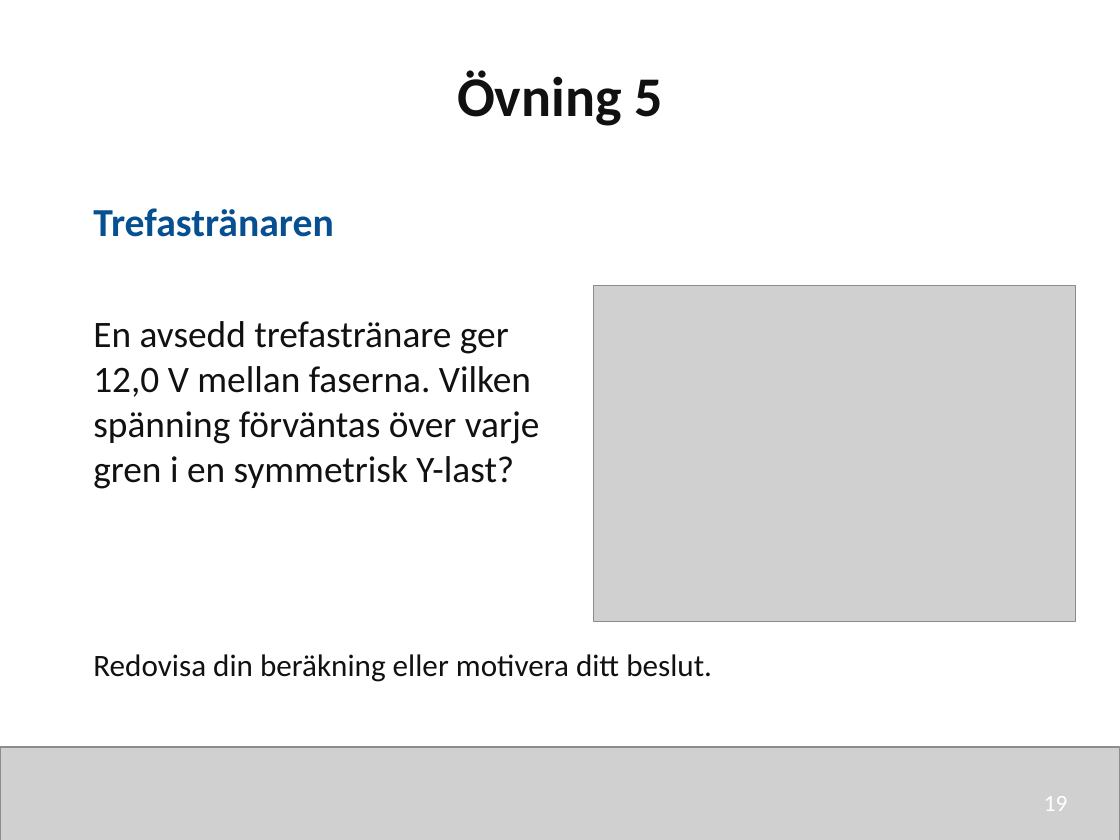
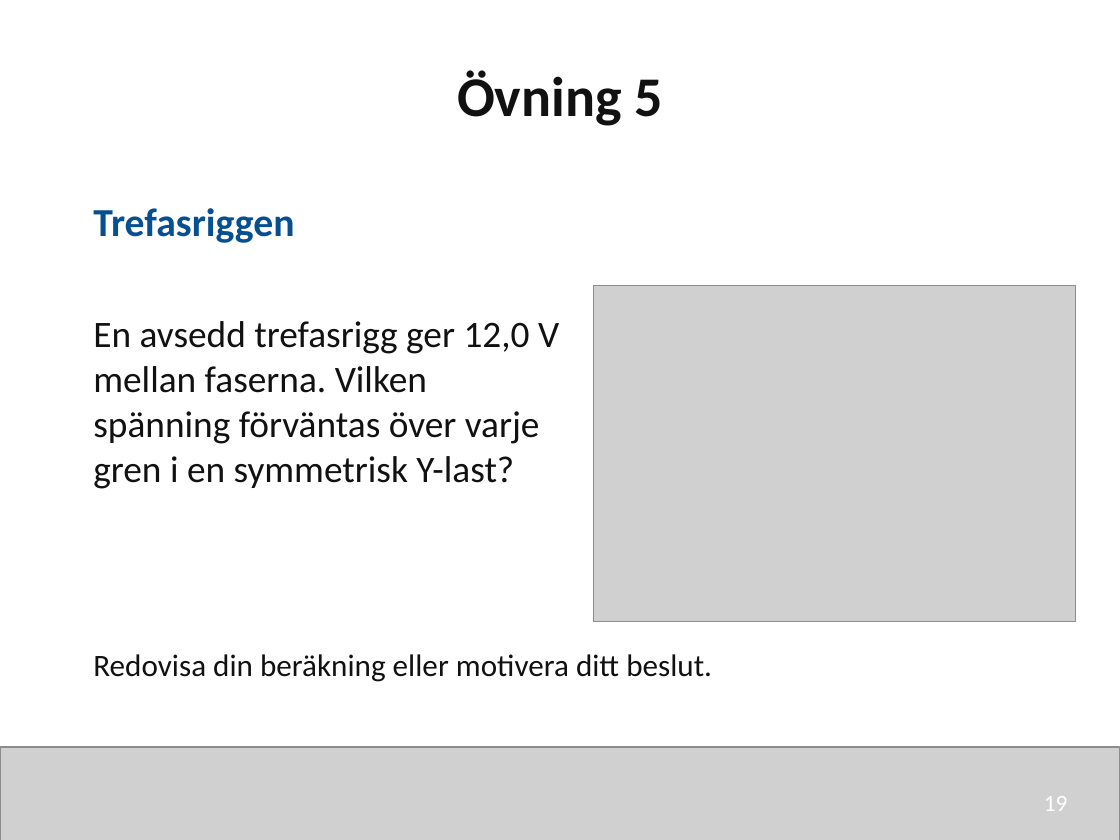
Before and after one commit to nj22az/nj22az.github.io, a slide deck: slide 19 of sjoskolan/vecka-41/aktuell/v41_01_Trefassystemets_grunder_elev.pptx. Drawn at 1120x840 pixels with LibreOffice and Linux fonts; fonts in the diff are those of the drawing; grey boxes stand for pictures. Boxes give left, top, right and bottom in pixels: in the first picture for what was removed or moved away, otherwise in the second. Text is boxed around its words. In the diff, an @@ line names an element or a change of style, - is before the commit and + after.

```diff
--- a/sjoskolan/vecka-41/aktuell/v41_01_Trefassystemets_grunder_elev.pptx
+++ b/sjoskolan/vecka-41/aktuell/v41_01_Trefassystemets_grunder_elev.pptx
@@ text at bbox=[93, 208, 294, 243]: text changed @@
-Trefastränaren
+Trefasriggen
@@ text at bbox=[93, 321, 559, 489]: text changed @@
-En avsedd trefastränare ger 12,0 V mellan faserna. Vilken spänning förväntas över varje gren i en symmetrisk Y-last?
+En avsedd trefasrigg ger 12,0 V mellan faserna. Vilken spänning förväntas över varje gren i en symmetrisk Y-last?
```
Also in this commit, not shown: 5 other slides changed, 12 other files.
